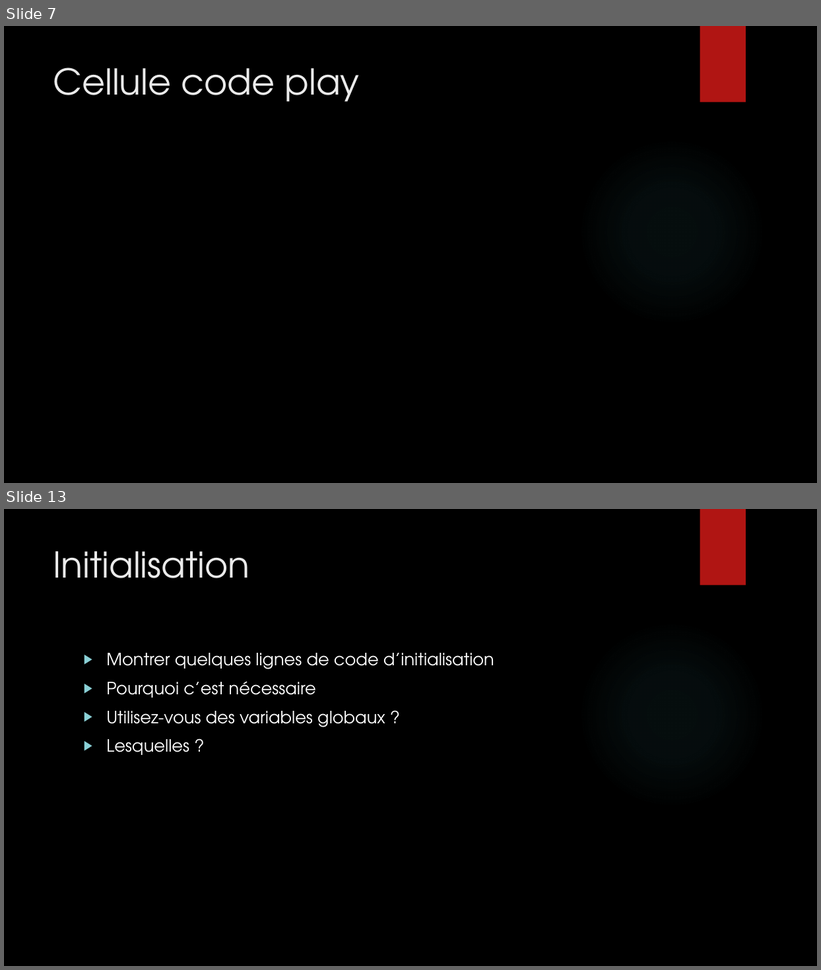
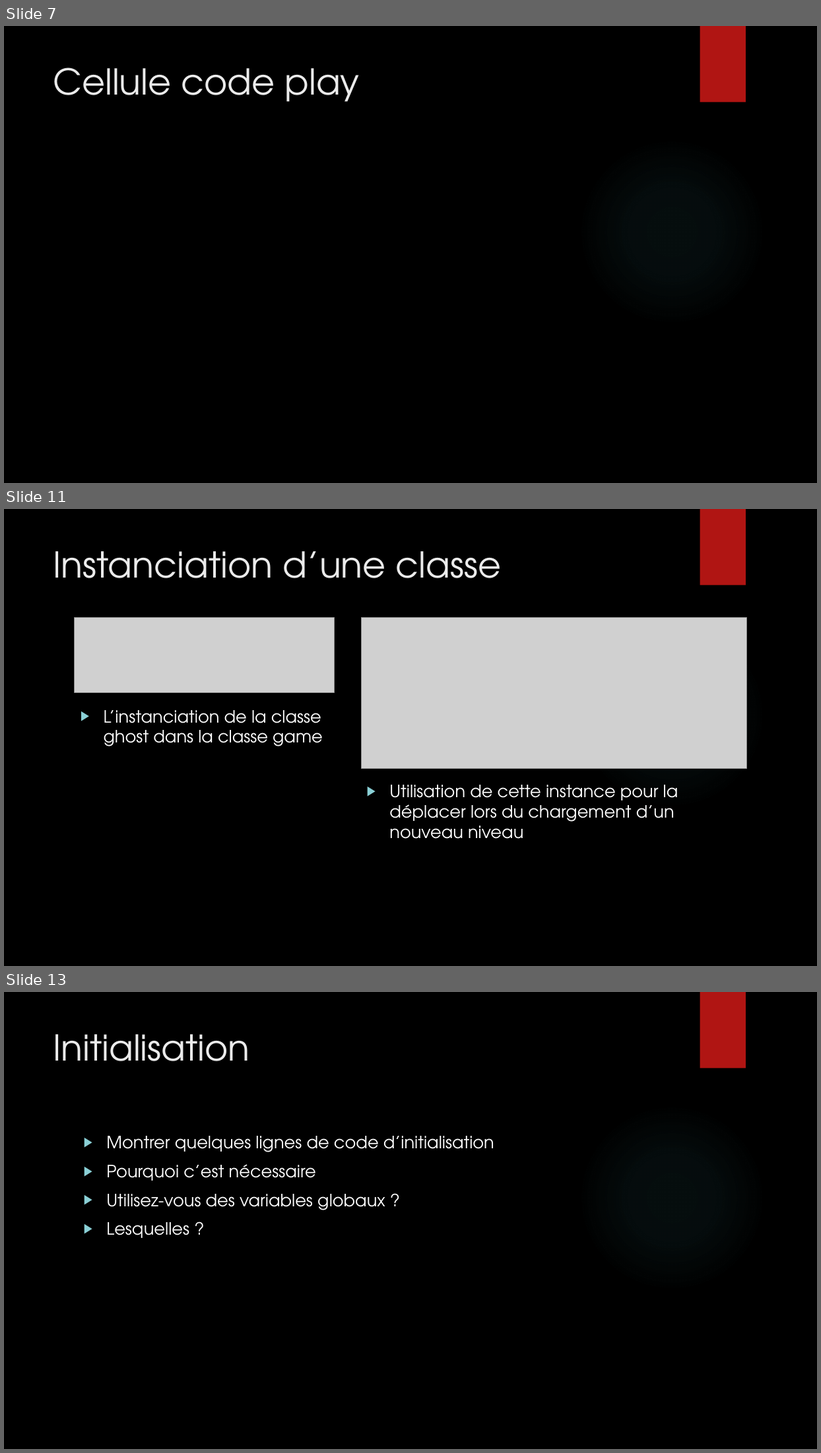
Before and after one commit to Bugnon/oc-2021, a slide deck: src/projet/projet3/Powerpoint_pacman.pptx. Shown one above the other, each under a label of ours: slides 7 and 13 before the commit, slides 7, 11 and 13 after it; the slides between them are not shown. The pictures are 821x970 and 821x1453 pixels, drawn with LibreOffice and Linux fonts; fonts in the diff are those of the drawing; grey boxes stand for pictures; background and template pictures are left out. Boxes give left, top, right and bottom in pixels: in the first picture for what was removed or moved away, otherwise in the second. Text is boxed around its words. In the diff, an @@ line names an element or a change of style, - is before the commit and + after.

```diff
--- a/src/projet/projet3/Powerpoint_pacman.pptx
+++ b/src/projet/projet3/Powerpoint_pacman.pptx
@@ slide 11 added at bbox=[4, 509, 817, 966], background picture (left out); not listed: 2 template elements that a slide beside it also shows @@
@@ title added at bbox=[54, 551, 501, 578], 42 pt, text #EBEBEB @@
+Instanciation d’une classe
@@ picture added at bbox=[74, 618, 334, 692] @@
@@ picture added at bbox=[362, 618, 747, 769] @@
@@ text added at bbox=[104, 710, 323, 747], 20 pt, text #FFFFFF @@
+▶ L’instanciation de la classe ghost dans la classe game
@@ text added at bbox=[389, 785, 679, 839], 20 pt, text #FFFFFF @@
+▶ Utilisation de cette instance pour la déplacer lors du chargement d’un nouveau niveau
```
Also in this commit, not shown: 3 slides changed, 4 other slides added, 5 slides removed.
